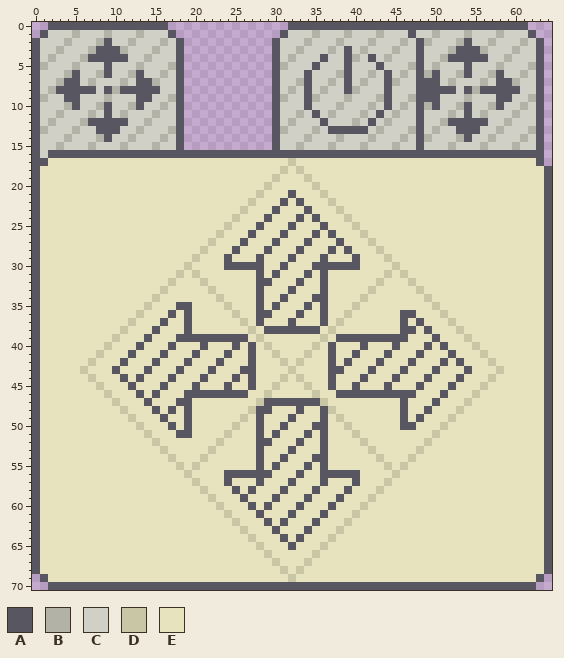
Pixel-art file, stored at assets/sprites/tooltip_sprite_64x64.aseprite. The first picture shows the starting point.
65x71 pixels, 1 frame.
Visible layers, top first: "Settings/Dirs/Disabled/Up", "Settings/Dirs/Disabled/Down", "Settings/Dirs/Disabled/Right", "Settings/Dirs/Disabled/Left", "Settings/Dirs/Outline" opacity 71%, "Settings/Dirs/BG", "Main/BG", "Main/BG_Disabled", "Tabs/Dirs/Disabled_Hover", "Tabs/Toggle/Disabled_Hover", "Tabs/Rotation/Disabled_Hover".
Palette (. is transparent): A #585761  B #b3b2a6  C #d1d0c6  D #c9c6a6  E #e6e3be
Pixels before (only the part around the change), first column x 0:
 0 ..AAAAAAAAAAAAAAA...............AAAAAAAAAAAAAAAAAAAAAAAAAAAAAA...
 1 .ACCCBCCCBCCCBCCCA.............ACCCBCCCBCCCBCCCACCBCCCBCCCBCCCA..
 2 ACCCBCCCBACCBCCCBCA...........ACCCBCCCBCCCBCCCBCABCCCBACCBCCCBCA.
 3 ACCBCCCBAAABCCCBCCA...........ACCBCCCBCACBCCCBCCACCCBAAABCCCBCCA.
 4 ACBCCCBAAAAACCBCCCA...........ACBCCCACCABCACBCCCACCBAAAAACCBCCCA.
 5 ABCCCBCCCACCCBCCCBA...........ABCCCACCCACCCACCCBACBCCCACCCBCCCBA.
 6 ACCCBACCBACCBACCBCA...........ACCCACCCBACCBCACBCABACCBACCBACCBCA.
 7 ACCBAACBCCCBCAABCCA...........ACCBACCBCACBCCABCCAAACBCCCBCAABCCA.
 8 ACBAAAAACABAAAAACCA...........ACBCACBCCABCCCACCCAAAAACABAAAAACCA.
 9 ABCCAACCCBCCCAACCBA...........ABCCABCCCBCCCBACCBAAACCCBCCCAACCBA.
10 ACCCBACCBACCBACCBCA...........ACCCACCCBCCCBCACBCABACCBACCBACCBCA.
11 ACCBCCCBCACBCCCBCCA...........ACCBCACBCCCBCACBCCACCCBCACBCCCBCCA.
12 ACBCCCBAAAAACCBCCCA...........ACBCCCACCCBCACBCCCACCBAAAAACCBCCCA.
13 ABCCCBCCAAACCBCCCBA...........ABCCCBCAAAAACBCCCBACBCCAAACCBCCCBA.
14 ACCCBCCCBACCBCCCBCA...........ACCCBCCCBCCCBCCCBCABCCCBACCBCCCBCA.
15 ACCBCCCBCCCBCCCBCCA...........ACCBCCCBCCCBCCCBCCACCCBCCCBCCCBCCA.
16 ACAAAAAAAAAAAAAAAAAAAAAAAAAAAAAAAAAAAAAAAAAAAAAAAAAAAAAAAAAAAAAA.
17 AAEEEEEEEEEEEEEEEEEEEEEEEEEEEEEEDEEEEEEEEEEEEEEEEEEEEEEEEEEEEEEA.
18 AEEEEEEEEEEEEEEEEEEEEEEEEEEEEEEDEDEEEEEEEEEEEEEEEEEEEEEEEEEEEEEEA
19 AEEEEEEEEEEEEEEEEEEEEEEEEEEEEEDEEEDEEEEEEEEEEEEEEEEEEEEEEEEEEEEEA
20 AEEEEEEEEEEEEEEEEEEEEEEEEEEEEDEEEEEDEEEEEEEEEEEEEEEEEEEEEEEEEEEEA
21 AEEEEEEEEEEEEEEEEEEEEEEEEEEEDEEEAEEEDEEEEEEEEEEEEEEEEEEEEEEEEEEEA
22 AEEEEEEEEEEEEEEEEEEEEEEEEEEDEEEAEAEEEDEEEEEEEEEEEEEEEEEEEEEEEEEEA
23 AEEEEEEEEEEEEEEEEEEEEEEEEEDEEEAEEEAEEEDEEEEEEEEEEEEEEEEEEEEEEEEEA
24 AEEEEEEEEEEEEEEEEEEEEEEEEDEEEAEEEAEAEEEDEEEEEEEEEEEEEEEEEEEEEEEEA
25 AEEEEEEEEEEEEEEEEEEEEEEEDEEEAEEEAEEEAEEEDEEEEEEEEEEEEEEEEEEEEEEEA
26 AEEEEEEEEEEEEEEEEEEEEEEDEEEAEEEAEEEAEAEEEDEEEEEEEEEEEEEEEEEEEEEEA
27 AEEEEEEEEEEEEEEEEEEEEEDEEEAEEEAEEEAEEEAEEEDEEEEEEEEEEEEEEEEEEEEEA
The result:
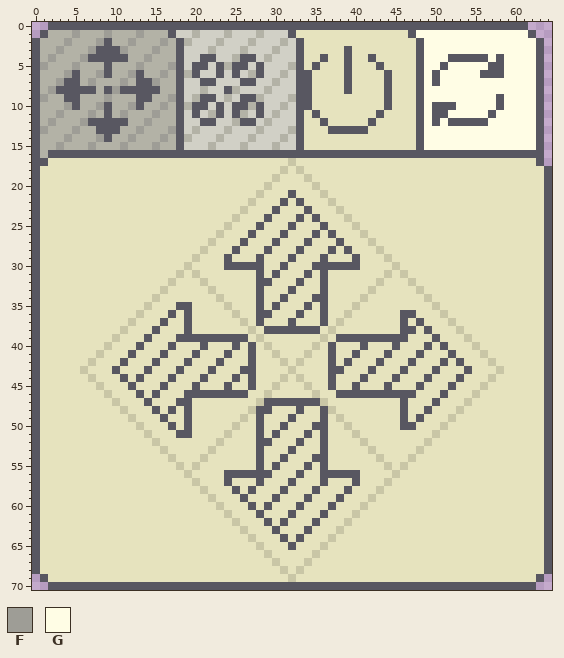
Colours new in this view: F #9e9d96  G #fffde5
Commit: finished tabs
Edits made:
layer "Tabs/Rotation/Disabled_Hover" now hidden
layer "Tabs/Rotation/Enabled_Hover" now shown
layer "Tabs/Toggle/Disabled_Hover" now hidden
layer "Tabs/Toggle/Enabled" now shown
layer "Tabs/Signal/Disabled_Hover" now shown
layer "Tabs/Dirs/Disabled_Hover" now hidden
layer "Tabs/Dirs/Disabled" now shown
Changed rows in their new state; - is an unchanged pixel.
first column x 1:
 0 ----------------AAAAAAAAAAAAAAA-------------------------------
 1 -BBBFBBBFBBBFBBB-CCBCCCBCCCBCCCAEEEEEEEEEEEEEE-GGGGGGGGGGGGGG-
 2 BBBFBBBF-BBFBBBFB-BCCCBCCCBCCCB-AEEEEEEEEEEEEEE-GGGGGGGGGGGGGG
 3 BBFBBBF---FBBBFBB-CCCBCCCBCCCB--AEEEEE-EEEEEEEE-GGGGGGGGGGGGGG
 4 BFBBBF-----BBFBBB-CCAACCBAACBC-CAEE-EE-EE-EEEEE-GGG-----GAGGGG
 5 FBBBFBBB-BBBFBBBF-CAACABAACACCCBAE-EEE-EEE-EEEE-GGAGGGGGAAGGGG
 6 BBBF-BBF-BBF-BBFB-BACCACACBACCB-A-EEEE-EEEE-EEE-G-GGGGGAA-GGGG
 7 BBF--BFBBBFB--FBB-CCAACCCAACCB--A-EEEE-EEEE-EEE-G-GGGGGGGGGGGG
 8 BF-----B-F-----BB-CCBCCABCCCBC-CA-EEEE-EEEE-EEE-GGGGGGGGGGGGGG
 9 FBB--BBBFBBB--BBF-CBAACBCAABCCCBA-EEEEEEEEE-EEE-GGGGGGGGG-GGGG
10 BBBF-BBF-BBF-BBFB-BAACACAABACCB-A-EEEEEEEEE-EEE-G-AAGGGGG-GGGG
11 BBFBBBFB-BFBBBFBB-CACBACABCACB--AE-EEEEEEE-EEEE-GAAGGGGGAGGGGG
12 BFBBBF-----BBFBBB-CCAACCBAACBC-CAEE-EEEEE-EEEEE-GAG-----GGGGGG
13 FBBBFBB---BBFBBBF-CBCCCBCCCBCCCBAEEE-----EEEEEE-GGGGGGGGGGGGGG
14 BBBFBBBF-BBFBBBFB-BCCCBCCCBCCCB-AEEEEEEEEEEEEEE-GGGGGGGGGGGGGG
15 BBFBBBFBBBFBBBFBB-CCCBCCCBCCCB--AEEEEEEEEEEEEEE-GGGGGGGGGGGGGG
16 B-------------------------------------------------------------
